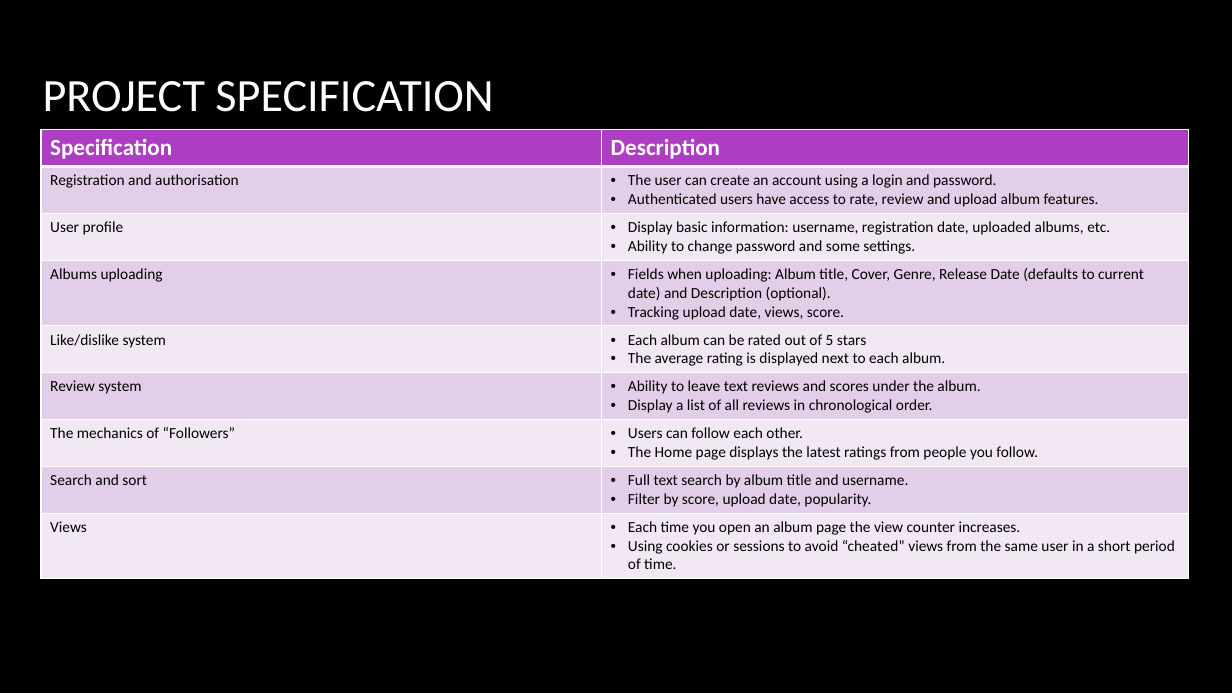
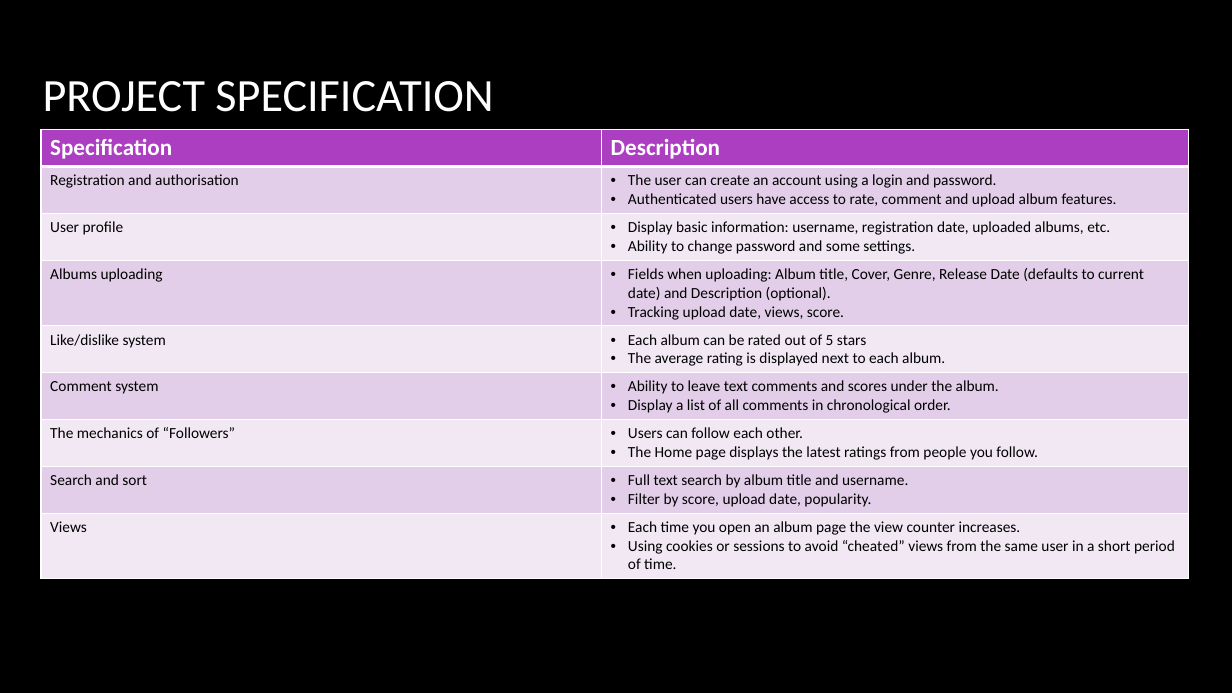
Before and after one commit to MalachyMcGinnity/WAD2GroupProject, a slide deck: slide 6 of WAD2 Group Project Design Spec.pptx. Drawn at 1232x693 pixels with LibreOffice and Linux fonts; fonts in the diff are those of the drawing; background and template pictures are left out. Boxes give left, top, right and bottom in pixels: in the first picture for what was removed or moved away, otherwise in the second. Text is boxed around its words. In the diff, an @@ line names an element or a change of style, - is before the commit and + after.

Commit message:
Final Powerpoint changes

```diff
--- a/WAD2 Group Project Design Spec.pptx
+++ b/WAD2 Group Project Design Spec.pptx
@@ table at bbox=[41, 129, 1189, 574] @@
-row 2, column 2: The user can create an account using a login and password. / Authenticated users have access to rate, review and upload album features.
+row 2, column 2: The user can create an account using a login and password. / Authenticated users have access to rate, comment and upload album features.
-row 6, column 1: Review system
+row 6, column 1: Comment system
-row 6, column 2: Ability to leave text reviews and scores under the album. / Display a list of all reviews in chronological order.
+row 6, column 2: Ability to leave text comments and scores under the album. / Display a list of all comments in chronological order.
```
Also in this commit, not shown: 4 other slides changed.
